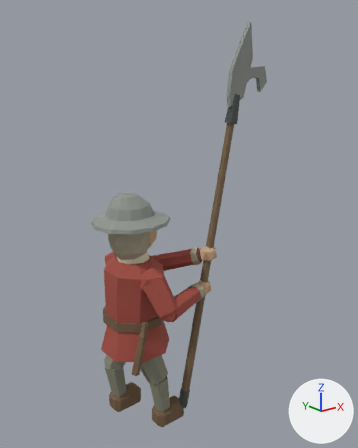
The glTF model assets/3d/models/units/infantry_polearm.glb: old version first, new version second.
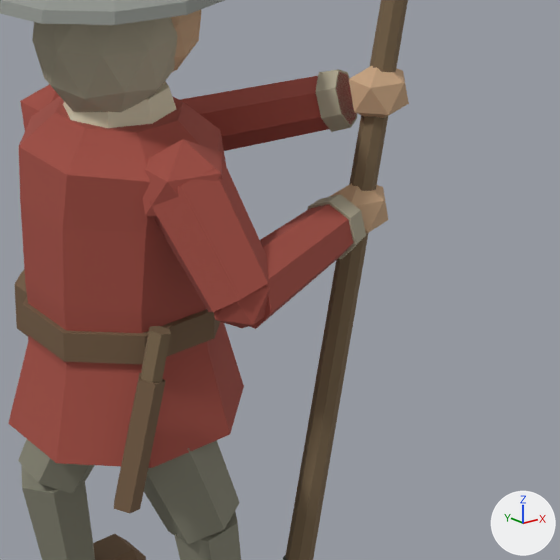
There are two pictures of each version: one whole from a 50 mm camera at (-1.82, -2.798, 2.643) aimed at (0.404, -0.017, 1.531), one close up on the part from 28% to 73% of the width and 51% to 87% of the height. Arrows for +X, +Y and +Z are at lower right; the lights stay in place. The older version's two pictures come first. Vertices at exactly the same position are counted once.

The scene before the commit, as lines of its bpy script (objects in view):
```python
me_cone_124 = bpy.data.meshes.new('Cone.124')
me_cone_124.from_pydata(...)  # 70 vertices, 128 faces; spans x -0.173..0.53, y -0.328..0.151, z 1.003..1.71
me_cone_124.materials.append(mat_padded_linen)  # beige #aaa28b
me_cone_131 = bpy.data.meshes.new('Cone.131')
me_cone_131.from_pydata(...)  # 28 vertices, 48 faces; spans x -0.12..0.76, y -0.26..-0.2, z 0.1..2.41
me_cone_131.materials.append(mat_oak_dark)  # brown #79654b
me_sudlice_padded_jack = bpy.data.meshes.new('Sudlice_padded_jack')
me_sudlice_padded_jack.from_pydata(...)  # 216 vertices, 368 faces; spans x -0.245..0.525, y -0.429..0.397, z 0.65..1.365
me_sudlice_padded_jack.materials.append(mat_team_cloth)  # red #a24d42
ob_infantry_polearm_oak_dark = bpy.data.objects.new('infantry_polearm_oak_dark', me_cone_131)
ob_infantry_polearm_oak_dark.location = (0.0, 0.0, 0.0)
ob_infantry_polearm_padded_linen = bpy.data.objects.new('infantry_polearm_padded_linen', me_cone_124)
ob_infantry_polearm_padded_linen.location = (0.0, 0.0, 0.0)
ob_infantry_polearm_team_cloth = bpy.data.objects.new('infantry_polearm_team_cloth', me_sudlice_padded_jack)
ob_infantry_polearm_team_cloth.location = (0.0, 0.0, 0.0)
# also in view: 'infantry_polearm_linen' at (0.0, 0.0, 1.365); 'infantry_polearm_leather' at (0.043, 0.016, 0.465); 'infantry_polearm_skin' at (0.266, -0.082, 1.352); 'infantry_polearm_hose' at (0.0, 0.0, 0.418); 'infantry_polearm_steel' at (0.377, 0.0, 2.287)
```
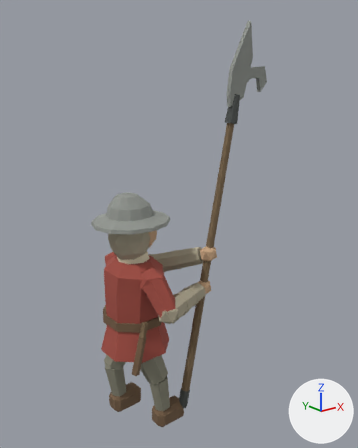
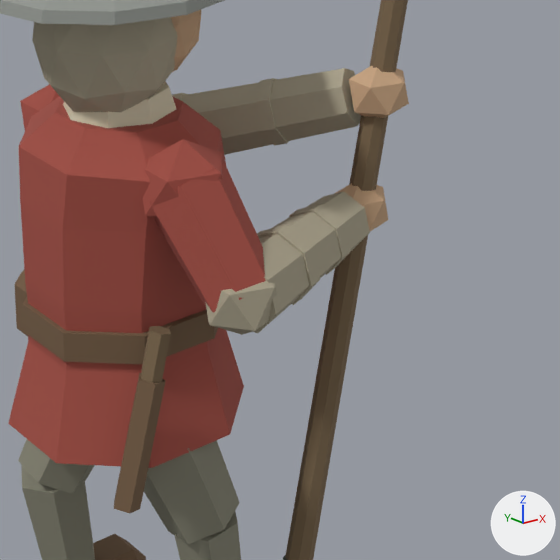
Boxes [x1, y1, x2, y2] around the edits, measured in the close-ups (560 x 560 px):
'infantry_polearm_padded_linen', reshaped (31% taller): before [32, 17, 366, 259]; after [32, 17, 370, 335]
part 1 of me_cone_124, added (beige): after [205, 281, 282, 335]
part 2 of me_cone_124, added (beige): after [253, 192, 370, 333]
part 3 of me_cone_124, added (beige): after [257, 225, 320, 305]
part 4 of me_cone_124, added (beige): after [289, 204, 351, 275]
part 5 of me_cone_124, added (beige): after [181, 68, 361, 155]
part 6 of me_cone_124, added (mostly hidden): after [172, 93, 188, 100]
part 7 of me_cone_124, added (beige): after [256, 78, 289, 146]
part 8 of me_sudlice_padded_jack, deleted (red): before [180, 72, 356, 151]
part 9 of me_sudlice_padded_jack, deleted (red): before [249, 204, 353, 329]
part 10 of me_sudlice_padded_jack, deleted (red): before [214, 285, 271, 328]

The edits, one by one:
me_cone_124 is used by ob_infantry_polearm_padded_linen; location (0.0, 0.0, 0.0).
me_cone_124 had 70 vertices, 128 faces and spanned x -0.173..0.53, y -0.328..0.151, z 1.003..1.71.
me_cone_124 now has 150 vertices, 264 faces and spans x -0.173..0.538, y -0.438..0.405, z 0.962..1.71.
me_cone_124 part 1: a new loose piece, an icosphere of 20 faces spanning x -0.04..0.12, y -0.435..-0.285, z 0.962..1.138, in mat_padded_linen (beige #aaa28b).
me_cone_124 part 2: a new loose piece of 14 vertices spanning x 0.017..0.425, y -0.438..-0.186, z 0.974..1.134, in mat_padded_linen (beige #aaa28b).
me_cone_124 part 3: a new loose piece of 14 vertices spanning x 0.141..0.219, y -0.399..-0.235, z 0.981..1.14, in mat_padded_linen (beige #aaa28b).
me_cone_124 part 4: a new loose piece of 14 vertices spanning x 0.267..0.341, y -0.353..-0.204, z 0.994..1.138, in mat_padded_linen (beige #aaa28b).
me_cone_124 part 5: a new loose piece of 14 vertices spanning x 0.066..0.538, y -0.223..0.38, z 1.048..1.375, in mat_padded_linen (beige #aaa28b).
me_cone_124 part 6: a new loose piece of 14 vertices spanning x 0.192..0.342, y 0.072..0.197, z 1.117..1.277, in mat_padded_linen (beige #aaa28b).
me_cone_124 part 7: a new loose piece of 14 vertices spanning x 0.318..0.456, y -0.097..0.018, z 1.189..1.335, in mat_padded_linen (beige #aaa28b).
Other edits to the shape of me_cone_124 do not show in these pictures.
me_sudlice_padded_jack is used by ob_infantry_polearm_team_cloth; location (0.0, 0.0, 0.0).
me_sudlice_padded_jack had 216 vertices, 368 faces and spanned x -0.245..0.525, y -0.429..0.397, z 0.65..1.365.
me_sudlice_padded_jack now has 164 vertices, 280 faces and spans x -0.245..0.245, y -0.422..0.397, z 0.65..1.35.
me_sudlice_padded_jack part 8: the loose piece of 14 vertices spanning x 0.073..0.525, y -0.207..0.374, z 1.056..1.365 is deleted.
me_sudlice_padded_jack part 9: the loose piece of 14 vertices spanning x 0.02..0.409, y -0.429..-0.196, z 0.983..1.127 is deleted.
me_sudlice_padded_jack part 10: the loose piece of 12 vertices spanning x -0.026..0.106, y -0.423..-0.297, z 0.976..1.124 is deleted.
Other edits to the shape of me_sudlice_padded_jack do not show in these pictures.
